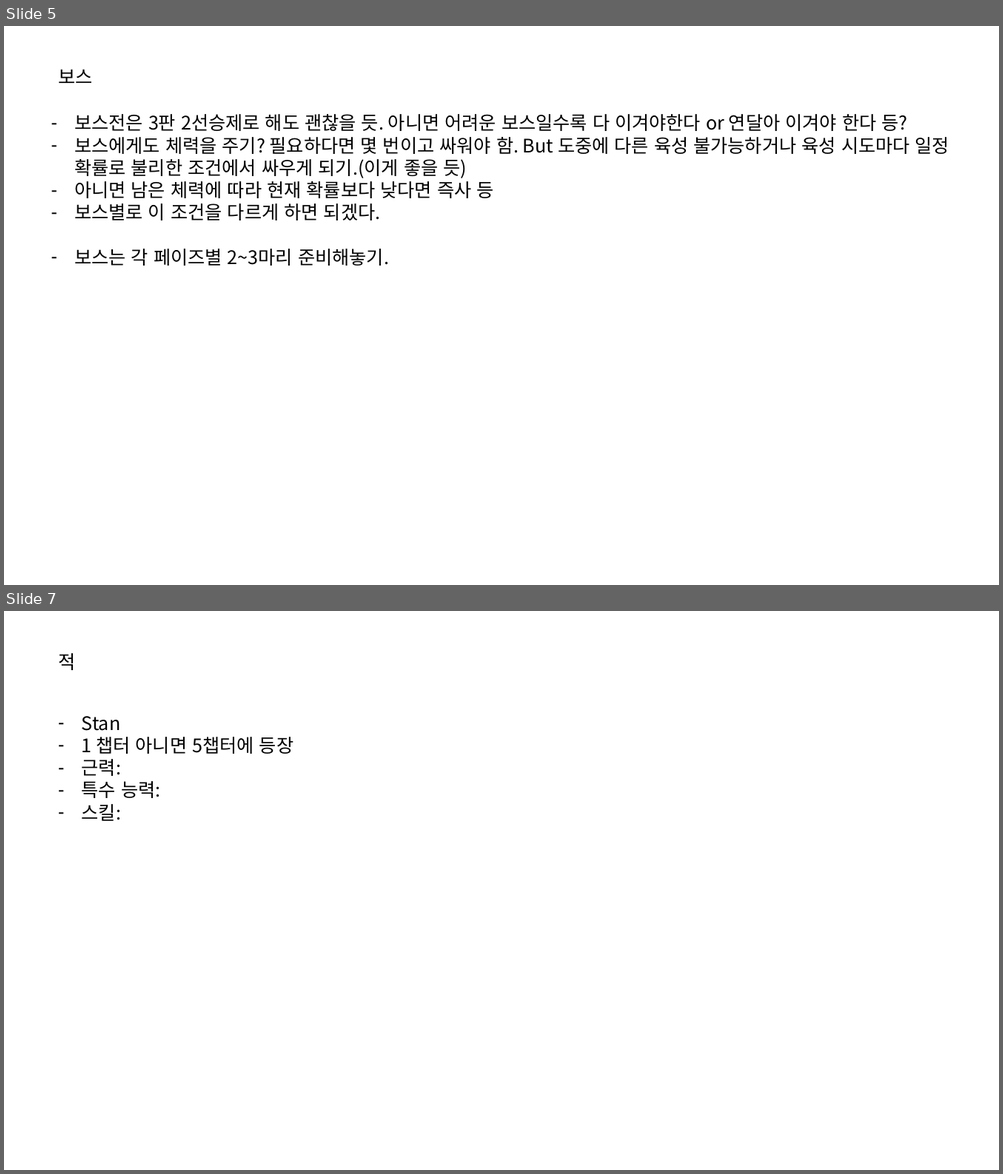
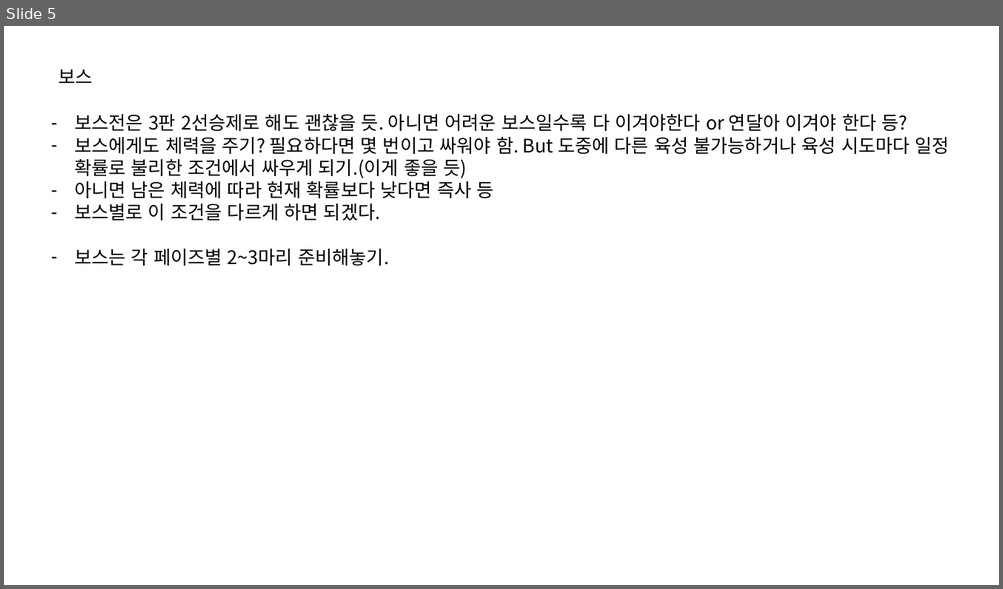
Before and after one commit to IdfKLeh/capstone, a slide deck: 전투.pptx. Shown one above the other, each under a label of ours: slides 5 and 7 before the commit, slide 5 after it; the slides between them are not shown. The pictures are 1003x1174 and 1003x589 pixels, drawn with LibreOffice and Linux fonts; fonts in the diff are those of the drawing. Boxes give left, top, right and bottom in pixels: in the first picture for what was removed or moved away, otherwise in the second. Text is boxed around its words. In the diff, an @@ line names an element or a change of style, - is before the commit and + after.

```diff
--- a/전투.pptx
+++ b/전투.pptx
@@ slide 7 removed at (4,611,999,1170), background #FFFFFF @@
@@ text removed at (58,653,75,670) @@
-적
@@ text removed at (82,716,293,821) @@
-– Stan
-– 1 챕터 아니면 5챕터에 등장
-– 근력:
-– 특수 능력:
-– 스킬:
```
Also in this commit, not shown: 1 slide changed, 1 other slide removed, 6 other files.
